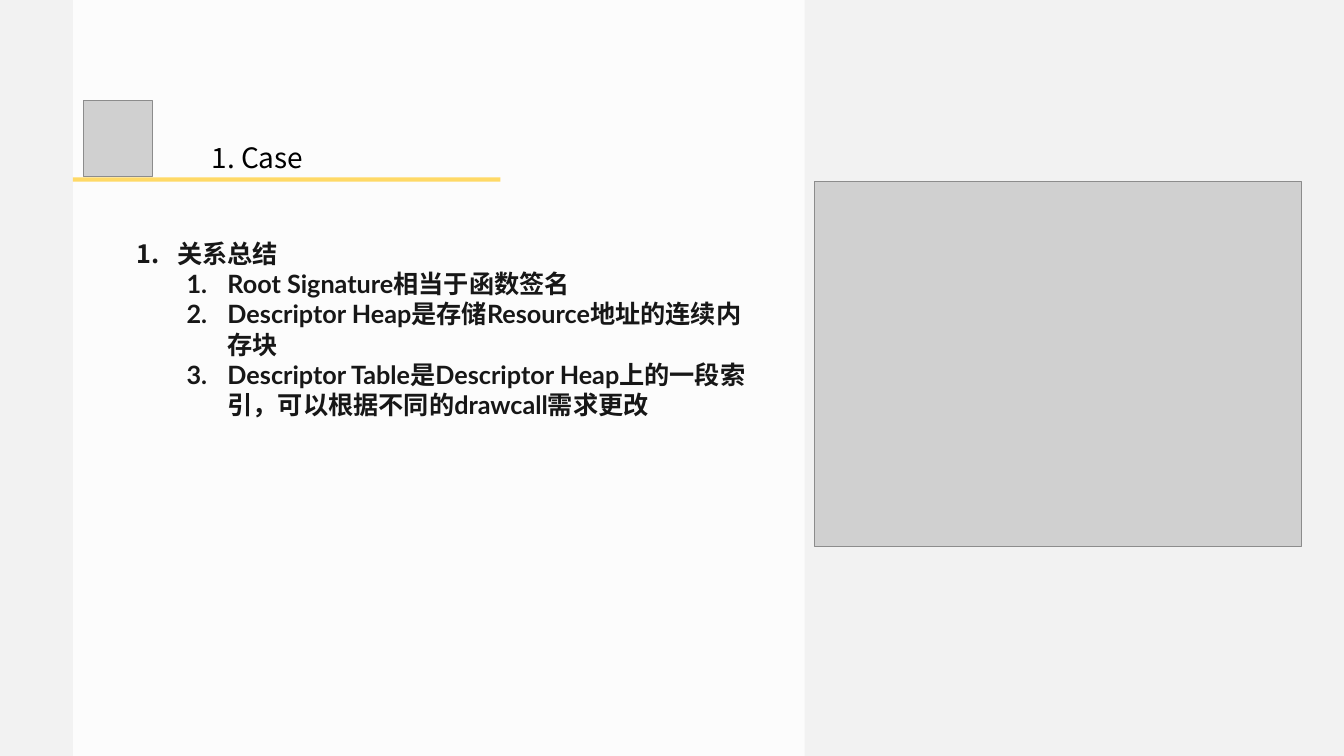
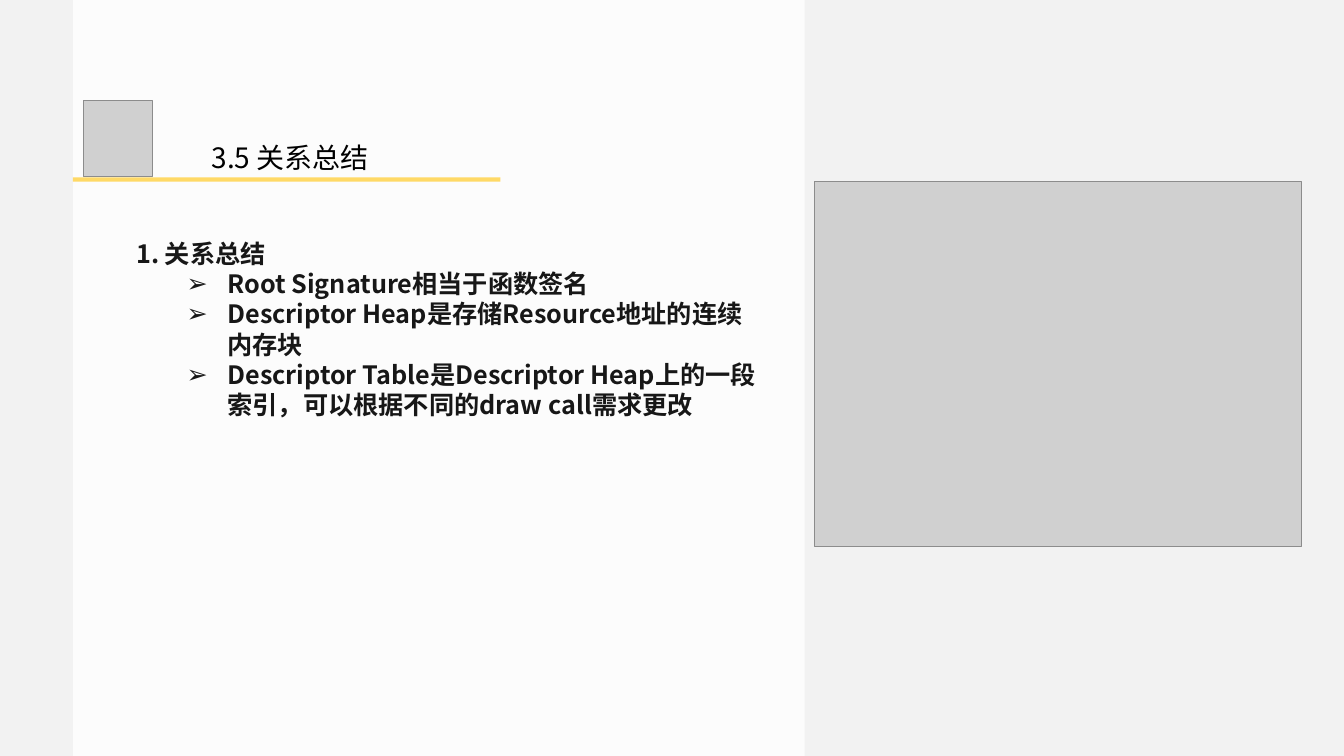
Before and after one commit to doomlover/KSGameEngineTutorials, a slide deck: slide 27 of PPTs/05.深入DX12绘制二.pptx (slide 25 before the commit). Drawn at 1344x756 pixels with LibreOffice and Linux fonts; fonts in the diff are those of the drawing; grey boxes stand for pictures. Boxes give left, top, right and bottom in pixels: in the first picture for what was removed or moved away, otherwise in the second. Text is boxed around its words. In the diff, an @@ line names an element or a change of style, - is before the commit and + after.

```diff
--- a/PPTs/05.深入DX12绘制二.pptx
+++ b/PPTs/05.深入DX12绘制二.pptx
@@ text at (212,144,369,171): text changed; font Noto Sans CJK JP to Noto Sans CJK SC @@
-  1. Case
+  3.5 关系总结
@@ text at (136,241,266,266): text changed; font Lato to Noto Sans CJK SC @@
-1. 关系总结
+1. 关系总结
@@ text at (227,271,589,329): font Lato to Noto Sans CJK SC in "Root Signature相当于函数签名", "Descriptor Heap是存储Resource地址的连续内存块"; bullet 1. to ➢ @@
@@ text at (227,363,693,418): text changed; font Lato to Noto Sans CJK SC @@
-  3. Descriptor Table是Descriptor Heap上的一段索引，可以根据不同的drawcall需求更改
+  ➢ Descriptor Table是Descriptor Heap上的一段索引，可以根据不同的draw call需求更改
```
Also in this commit, not shown: 13 other slides changed, 4 slides added, 2 slides removed, 1 other file.
